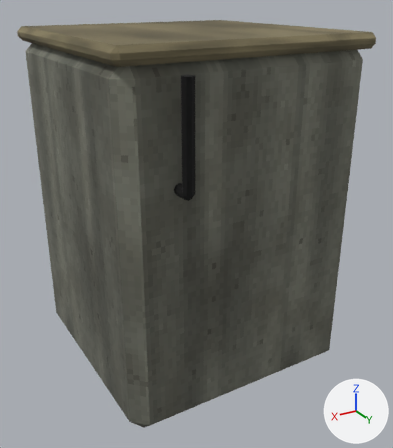
A saved change to the Blender file development/levels/blender/level_laundry_washer_worn.blend.
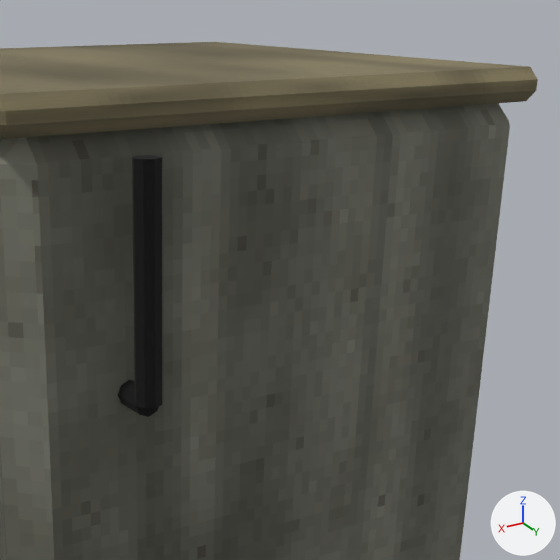
Old and new are each drawn whole from a camera (50 mm lens) standing at (0.679, 1.185, 0.957) and looking at (0.001, 0.053, 0.392) and again close up on the part from 30% to 98% of the width and 0% to 60% of the height. Every picture has the same lights, and +X, +Y and +Z are marked at lower right. The older version's two pictures come first.

Objects in the first close-up: 'level_laundry_washer_worn'.
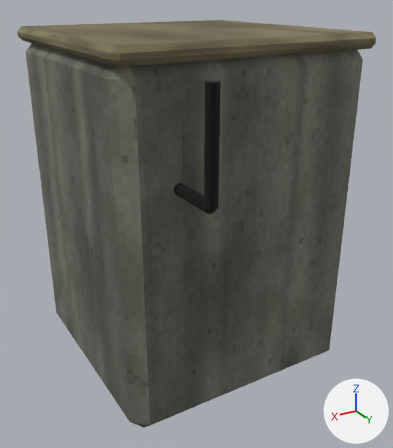
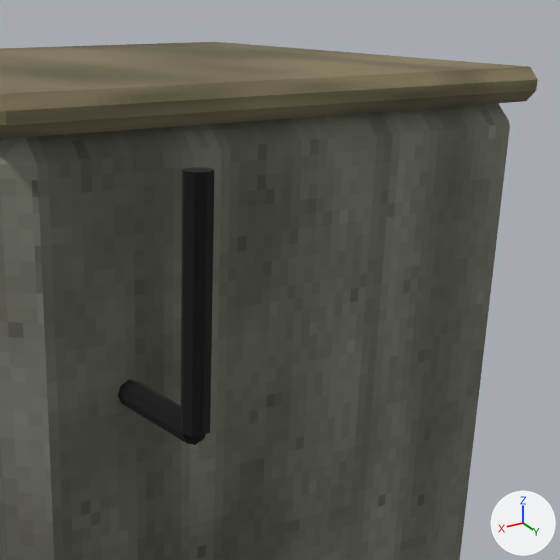
Changed parts and their boxes [x1, y1, x2, y2] in the close-ups (560 x 560 px; the box of a moved part takes in the faces that stretch with it):
part 1 of me_cube, moved or reshaped: before [132, 155, 162, 408]; after [181, 167, 215, 436]
part 2 of me_cube, moved or reshaped: before [118, 380, 159, 417]; after [118, 380, 205, 445]

The change, as a diff of the scene's bpy script:
```diff
--- a/development/levels/blender/level_laundry_washer_worn.blend.py
+++ b/development/levels/blender/level_laundry_washer_worn.blend.py
@@ me_cube @@
 # used by ob_level_laundry_washer_worn; location = (0.0, 0.0, 0.0)
 # before: 902 (0.203, 0.34, 0.6) at pixel (136, 406), 903 (0.199, 0.34, 0.591) at pixel (139, 414), 904 (0.19, 0.34, 0.587) at pixel (148, 416), 905 (0.181, 0.34, 0.591) at pixel (157, 411), 906 (0.177, 0.34, 0.6)
 # before: 907 (0.181, 0.34, 0.609), 908 (0.19, 0.34, 0.613), 909 (0.199, 0.34, 0.609)
-me_cube.from_pydata(...)  # 990 vertices, 717 faces; spans x -0.315..0.315, y -0.37..0.353, z 0.0..0.873
+me_cube.from_pydata(...)  # 990 vertices, 717 faces; spans x -0.315..0.315, y -0.37..0.433, z 0.0..0.873
+# me_cube part 1: the loose piece of 16 vertices spanning x 0.177..0.203, y 0.327..0.353, z 0.6..0.82 is moved by (0.0, 0.08, 0.0)
+# me_cube part 2
+for i in [*range(902, 910)]: me_cube.vertices[i].co += Vector((0.0, 0.08, 0.0))
 me_cube.materials.append(mat_rebuild_original_enamel_worn)
```
